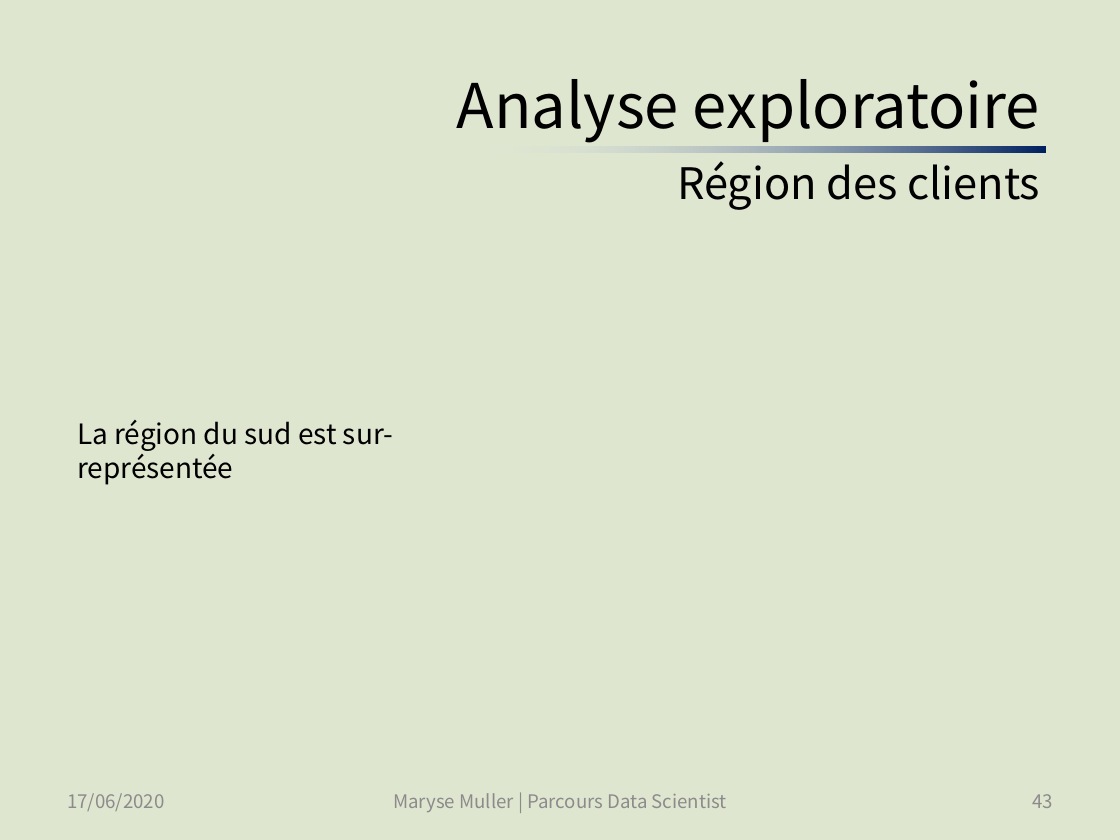
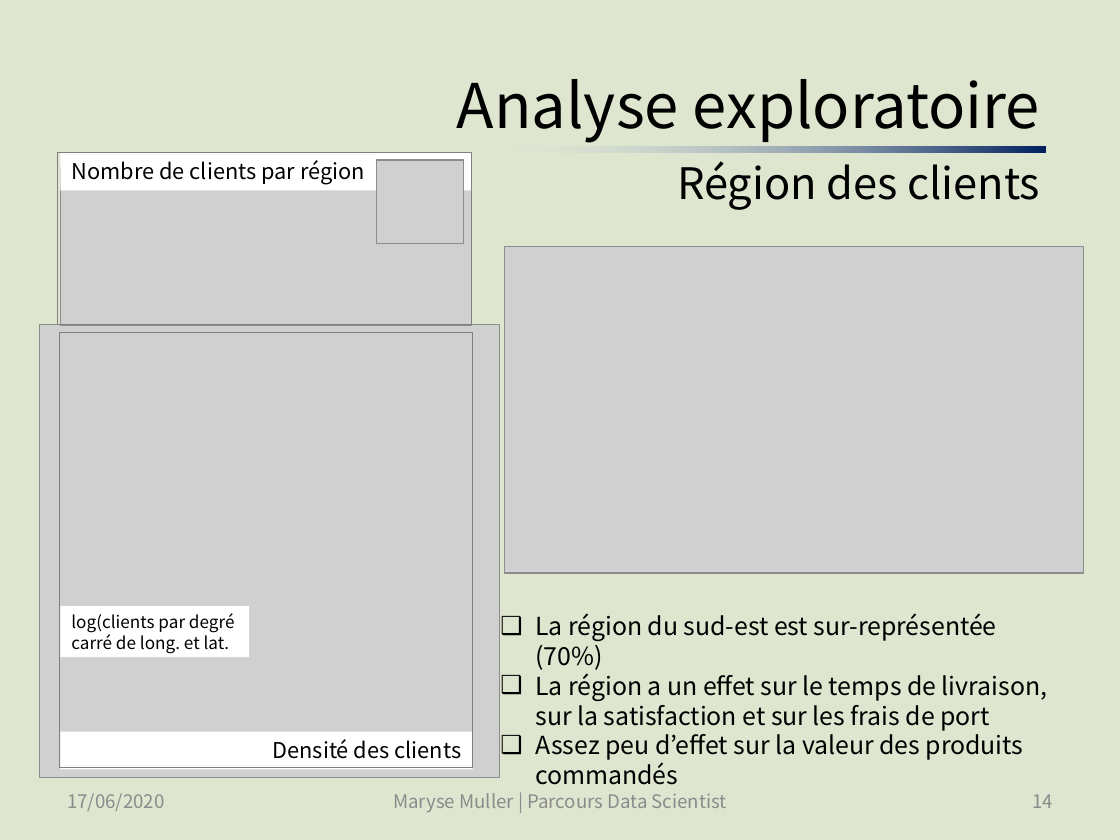
Before and after one commit to SmellyArmure/OC_DS_Project5, a slide deck: slide 14 of PRESENTATION/Projet5.pptx (slide 43 before the commit). Drawn at 1120x840 pixels with LibreOffice and Linux fonts; fonts in the diff are those of the drawing; grey boxes stand for pictures. Boxes give left, top, right and bottom in pixels: in the first picture for what was removed or moved away, otherwise in the second. Text is boxed around its words. In the diff, an @@ line names an element or a change of style, - is before the commit and + after.

Commit message:
P5_Cleaning_EDA_1 : remis la catégorie préférée et le mode de paiement préféré, exporté la base de donnée des produits des commandes également (pour analyse exploratoire dans la partie 2)  | P5_Cleaning_EDA_2 : ajouté des graphes à l'exploration pour la présentation | Présentation : ajouté et fini toute la partie Analyse exploratoire, corrigé qq slides existants.

```diff
--- a/PRESENTATION/Projet5.pptx
+++ b/PRESENTATION/Projet5.pptx
@@ rectangle added at box(57, 152, 470, 325), outline #808080 0.5 pt @@
@@ group added at box(39, 152, 500, 778): 3 rectangles, 2 pictures @@
+Densité des clients
+log(clients par degré carré de long. et lat.
+Nombre de clients par région
@@ picture added at box(376, 160, 464, 244) @@
@@ picture added at box(505, 246, 1084, 573) @@
@@ rectangle added at box(59, 333, 473, 767), outline #808080 0.5 pt @@
@@ text at box(535, 613, 1047, 785): text changed; size 18 to 16 pt @@
-La région du sud est sur-représentée
+❑ La région du sud-est est sur-représentée (70%)
+❑ La région a un effet sur le temps de livraison, sur la satisfaction et sur les frais de port
+❑ Assez peu d’effet sur la valeur des produits commandés
@@ page number at box(1032, 794, 1053, 808): text changed @@
-43
+14
```
Also in this commit, not shown: 15 other slides changed, 7 other files.
